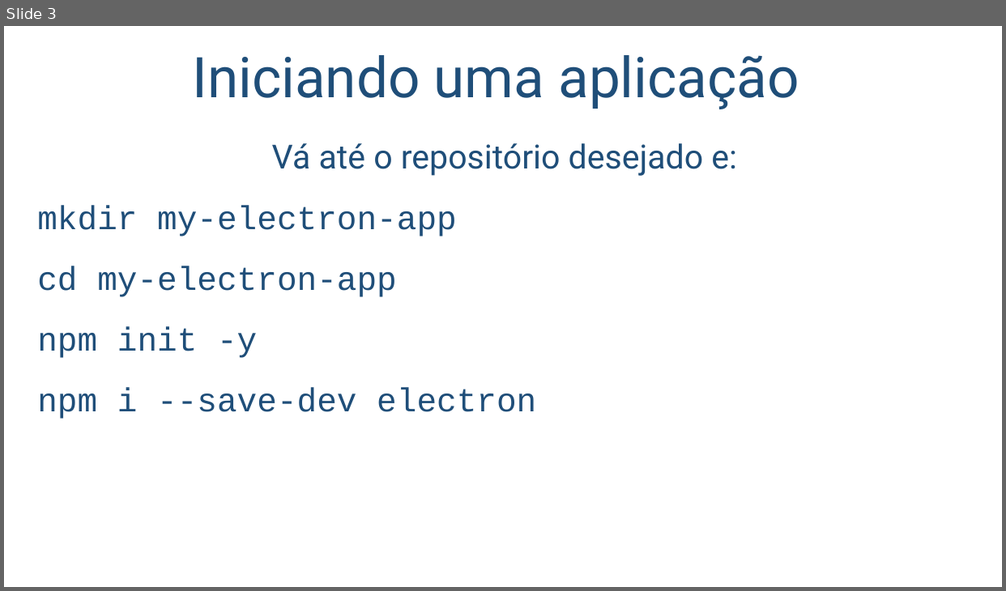
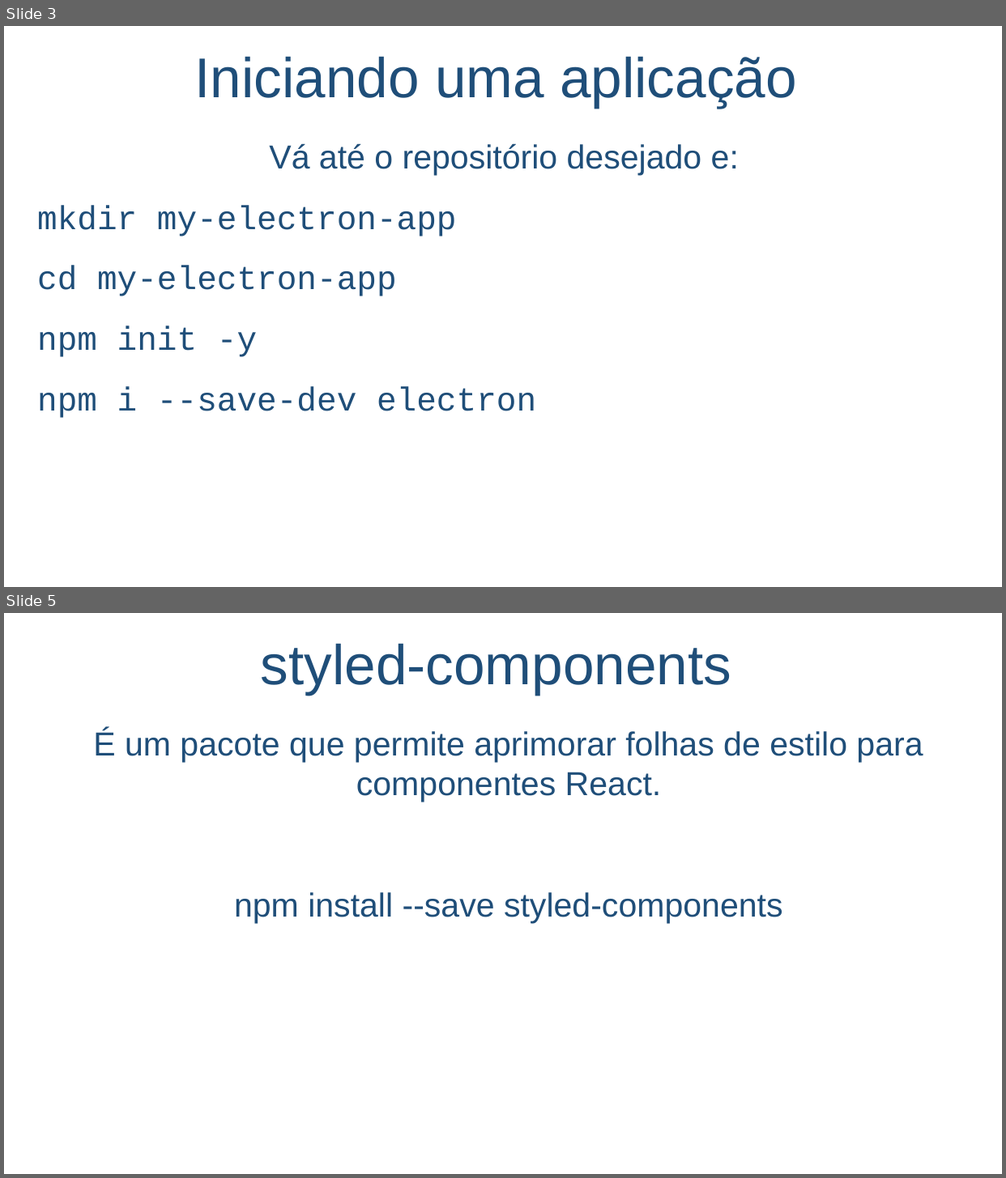
Before and after one commit to salmo-jr/public-slides, a slide deck: electron-introducao.pptx. Shown one above the other, each under a label of ours: slide 3 before the commit, slides 3 and 5 after it; the slides between them are not shown. The pictures are 1006x591 and 1006x1178 pixels, drawn with LibreOffice and Linux fonts; fonts in the diff are those of the drawing; background and template pictures are left out. Boxes give left, top, right and bottom in pixels: in the first picture for what was removed or moved away, otherwise in the second. Text is boxed around its words. In the diff, an @@ line names an element or a change of style, - is before the commit and + after.

```diff
--- a/electron-introducao.pptx
+++ b/electron-introducao.pptx
@@ slide 5 added at [4, 613, 1002, 1174], background picture (left out) @@
@@ text added at [261, 643, 731, 695], 54 pt, text #1F4E79 @@
+styled-components
@@ text added at [93, 729, 923, 923], 32 pt, text #1F4E79 @@
+É um pacote que permite aprimorar folhas de estilo para componentes React.
+npm install --save styled-components
@@ slide 3 changed as well @@
@@ text "Iniciando uma aplicação" at [195, 56, 797, 108]: font Roboto to Arial @@
@@ text "Vá até o repositório desejado ..." at [37, 143, 739, 418]: font Roboto to Arial in "Vá até o repositório desejado e:" @@
```
Also in this commit, not shown: 3 other slides changed, 2 other slides added, 1 slide removed, 1 other file.
